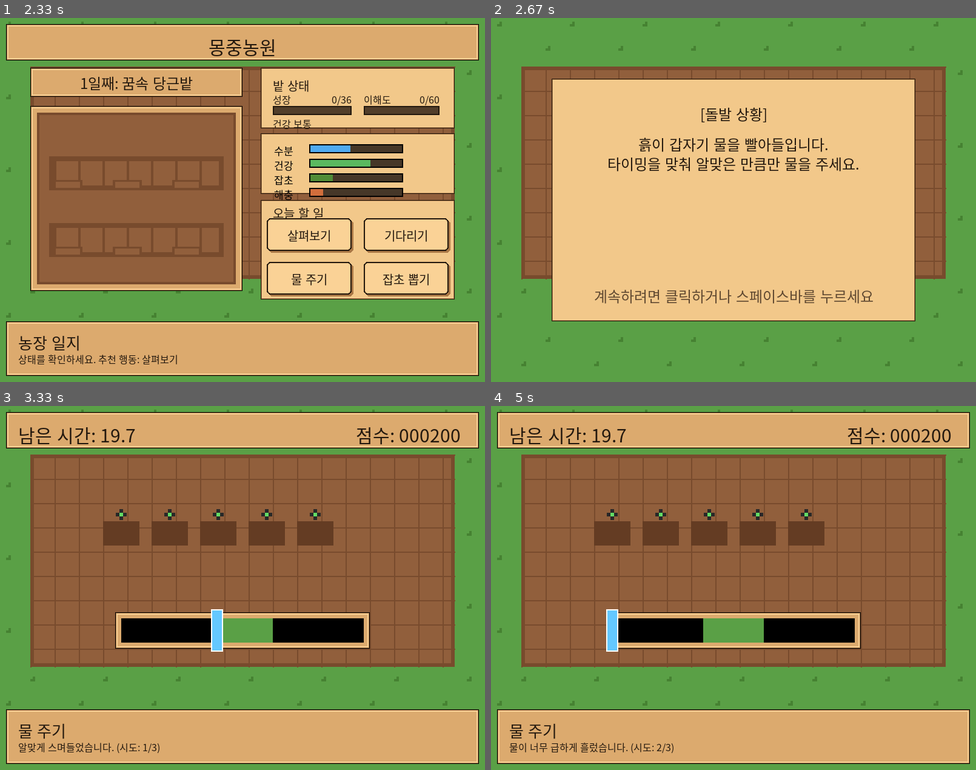
Above: before the commit, frames 1-4 (two rows, left to right).
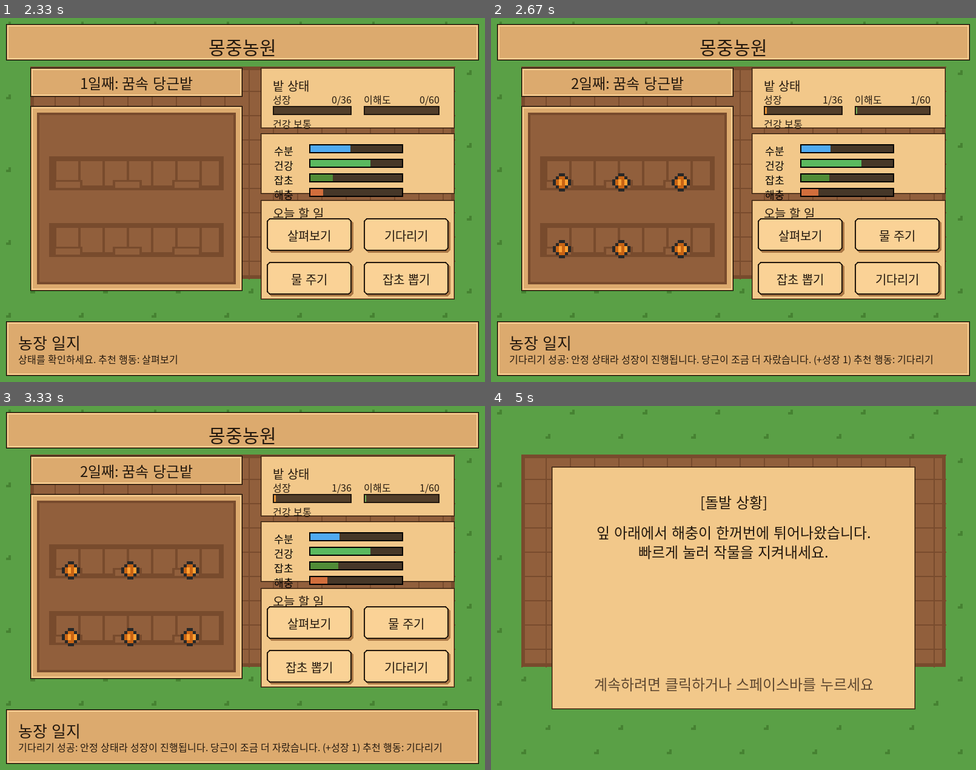
Above: after the commit, the same moments.

Repository: minulx-10/DreamFarm
Game: pygame game, started from main.py
Two runs of this game, one before a commit and one after it. Both use one fixed random seed, a clock stepped at 60 frames per second and the inputs below.
Inputs (mouse positions are in pixels of both pictures, inside the frame that each line leads up to):
- Up to frame 1 (2.33 s): type "ann" at 0.33 s; tap Enter at 0.67 s; click (412, 243) at 0.93 s; click (227, 138) at 1.27 s; click (368, 61) at 1.6 s; click (349, 112) at 1.93 s; click (126, 338) at 2.27 s
- Up to frame 2 (2.67 s): click "기다리기" at 2.6 s
- Up to frame 3 (3.33 s): click (174, 511) at 2.93 s; click (412, 515) at 3.27 s
- Up to frame 4 (5 s): click (801, 668) at 3.6 s, where only the run after the commit has a clickable "잡초 뽑기"; click (898, 613) at 3.93 s; click "물 주기" at 4.27 s; click "물 주기" at 4.6 s; click (874, 649) at 4.93 s

Frame 1 is identical in both runs. In frame 2, 68% of the frame differs, in the area x 1-99%, y 1-99%; in frame 3, 42%; in frame 4, 74%.

Commit message:
Reduce sorting minigame fatigue

Diff:
--- a/scenes/farm.py
+++ b/scenes/farm.py
@@ -46,6 +46,8 @@
         self.message = "상태를 확인하세요."
         self.notice = "추천 행동: 살펴보기"
         self.memory_cooldown = 2
+        self.minigame_cooldown = 5
+        self.last_minigame = None
         self.memories_seen = set()
         self.buttons = []
         self.rebuild_buttons()
@@ -383,26 +385,46 @@
     def try_trigger_minigame(self, action):
         if action in ("살펴보기", "수확하기"):
             return
+        if self.minigame_cooldown > 0:
+            self.minigame_cooldown -= 1
+            return
+
         risk = max(self.weeds, self.pests, abs(self.moisture - 52), 100 - self.health)
-        chance = 0.16 + min(0.2, risk / 350)
+        chance = 0.06 + min(0.12, risk / 650)
         if random.random() >= chance:
             return
 
-        if self.weeds > self.pests and self.weeds > 35:
-            mg = "stage1"
-            text = "[돌발 상황]\n\n밭에 씨앗과 잡동사니가 뒤섞였습니다.\n필요한 것만 골라 밭을 다시 정리하세요."
-        elif self.moisture < 35 or action == "물 주기":
-            mg = "stage2"
-            text = "[돌발 상황]\n\n흙이 갑자기 물을 빨아들입니다.\n타이밍을 맞춰 알맞은 만큼만 물을 주세요."
-        else:
-            mg = "stage3"
-            text = "[돌발 상황]\n\n잎 아래에서 해충이 한꺼번에 튀어나왔습니다.\n빠르게 눌러 작물을 지켜내세요."
+        candidates = []
+        if self.weeds > 52:
+            candidates.append(("stage1", 1, "[돌발 상황]\n\n밭에 씨앗과 잡동사니가 뒤섞였습니다.\n필요한 것만 골라 밭을 다시 정리하세요."))
+        if self.moisture < 38 or action == "물 주기":
+            candidates.append(("stage2", 3, "[돌발 상황]\n\n흙이 갑자기 물을 빨아들입니다.\n타이밍을 맞춰 알맞은 만큼만 물을 주세요."))
+        if self.pests > 34 or self.health < 55:
+            candidates.append(("stage3", 3, "[돌발 상황]\n\n잎 아래에서 해충이 한꺼번에 튀어나왔습니다.\n빠르게 눌러 작물을 지켜내세요."))
+
+        if not candidates:
+            return
+
+        if self.last_minigame and len(candidates) > 1:
+            candidates = [candidate for candidate in candidates if candidate[0] != self.last_minigame] or candidates
+
+        total_weight = sum(weight for _, weight, _ in candidates)
+        roll = random.uniform(0, total_weight)
+        upto = 0
+        mg, text = candidates[-1][0], candidates[-1][2]
+        for candidate, weight, candidate_text in candidates:
+            upto += weight
+            if roll <= upto:
+                mg, text = candidate, candidate_text
+                break
 
         game_state.transition_text = text
         game_state.current_scene = "transition"
         game_state.is_clear_transition = False
         game_state.transition_next = mg
         game_state.return_scene = "farm"
+        self.last_minigame = mg
+        self.minigame_cooldown = 7 if mg == "stage1" else 5
 
     def update(self, dt):
         if self.health <= 0:
